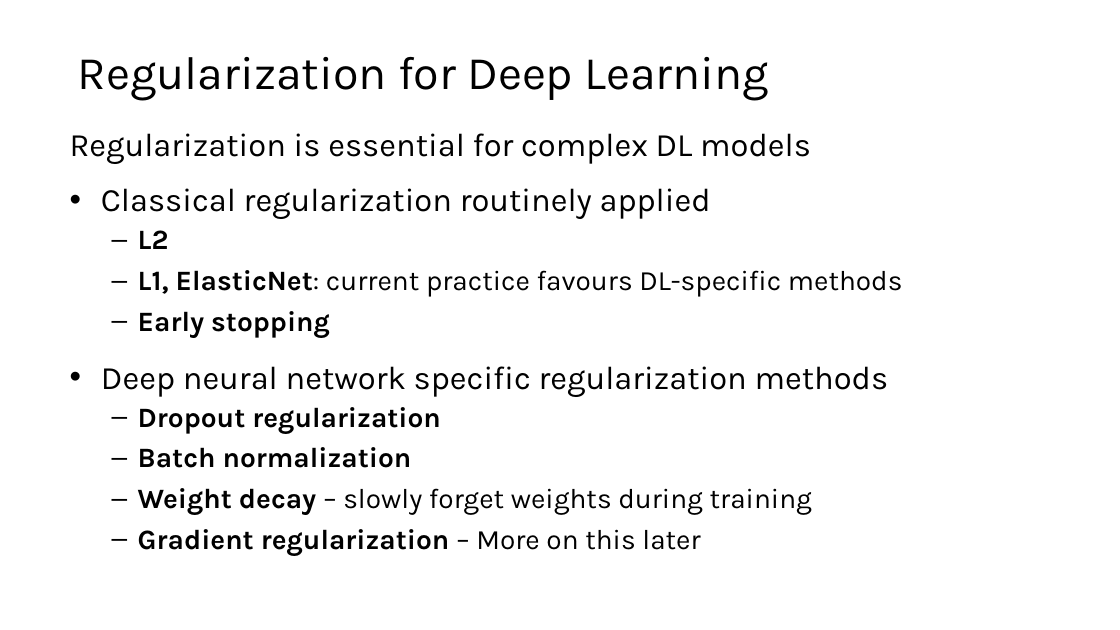
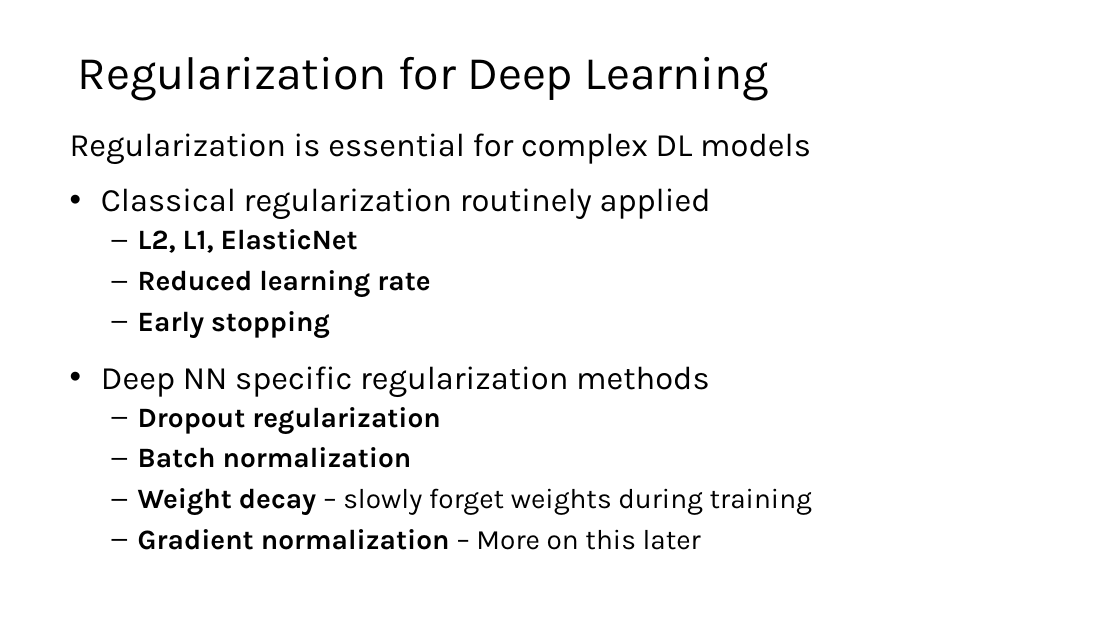
Before and after one commit to StephenElston/CSCI-E25, a slide deck: slide 40 of Slides/5_BuildingBlocksOfDeepLearning.pptx. Drawn at 1120x630 pixels with LibreOffice and Linux fonts; fonts in the diff are those of the drawing. Boxes give left, top, right and bottom in pixels: in the first picture for what was removed or moved away, otherwise in the second. Text is boxed around its words. In the diff, an @@ line names an element or a change of style, - is before the commit and + after.

```diff
--- a/Slides/5_BuildingBlocksOfDeepLearning.pptx
+++ b/Slides/5_BuildingBlocksOfDeepLearning.pptx
@@ text at (138,229,430,297): text changed; bold on @@
-  – L2
-  – L1, ElasticNet: current practice favours DL-specific methods
+  – L2, L1, ElasticNet
+  – Reduced learning rate
@@ text at (101,366,710,397): text changed @@
-• Deep neural network specific regularization methods
+• Deep NN specific regularization methods
@@ text at (138,529,701,550): text changed @@
-  – Gradient regularization – More on this later
+  – Gradient normalization – More on this later
```
Also in this commit, not shown: 22 other slides changed.
